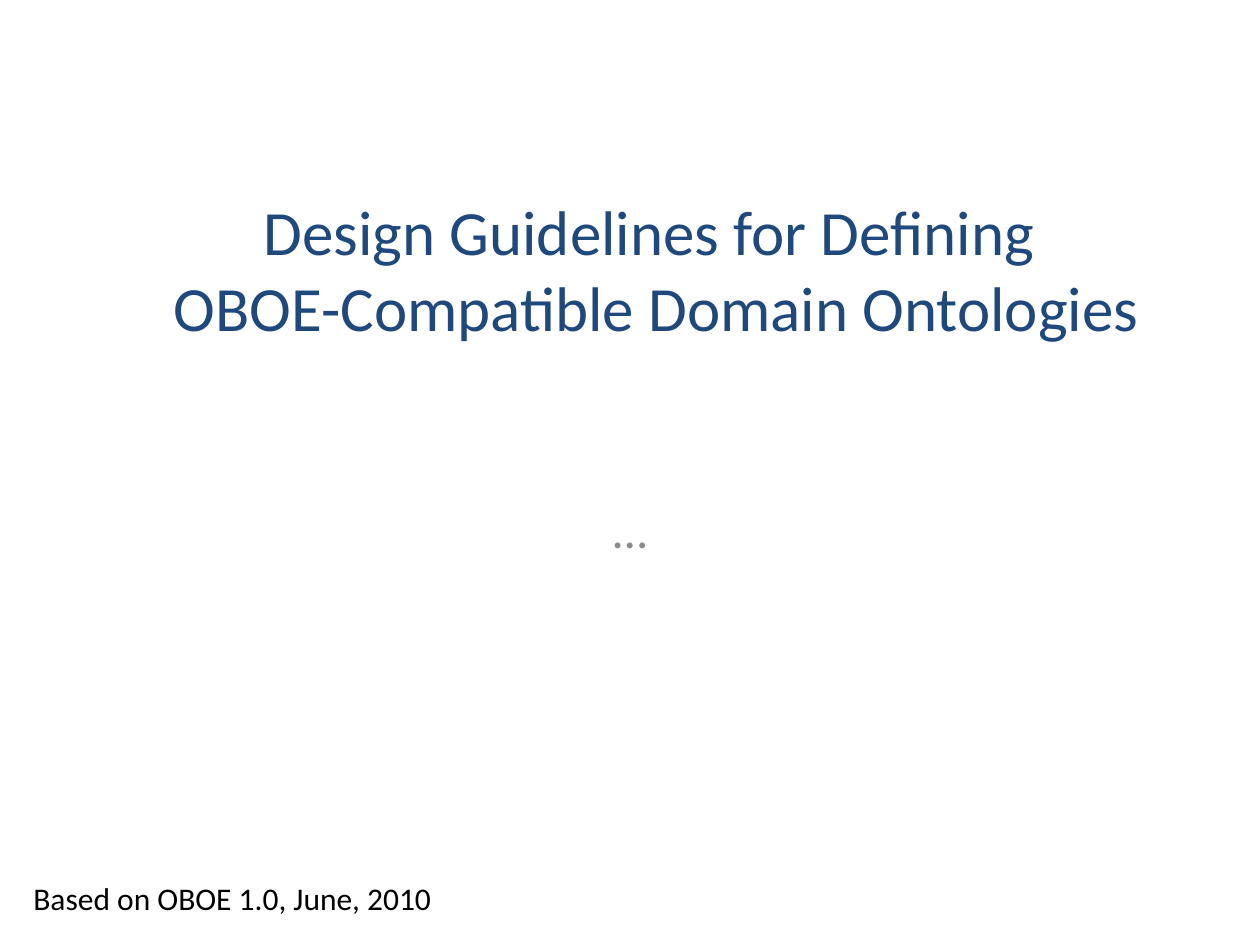
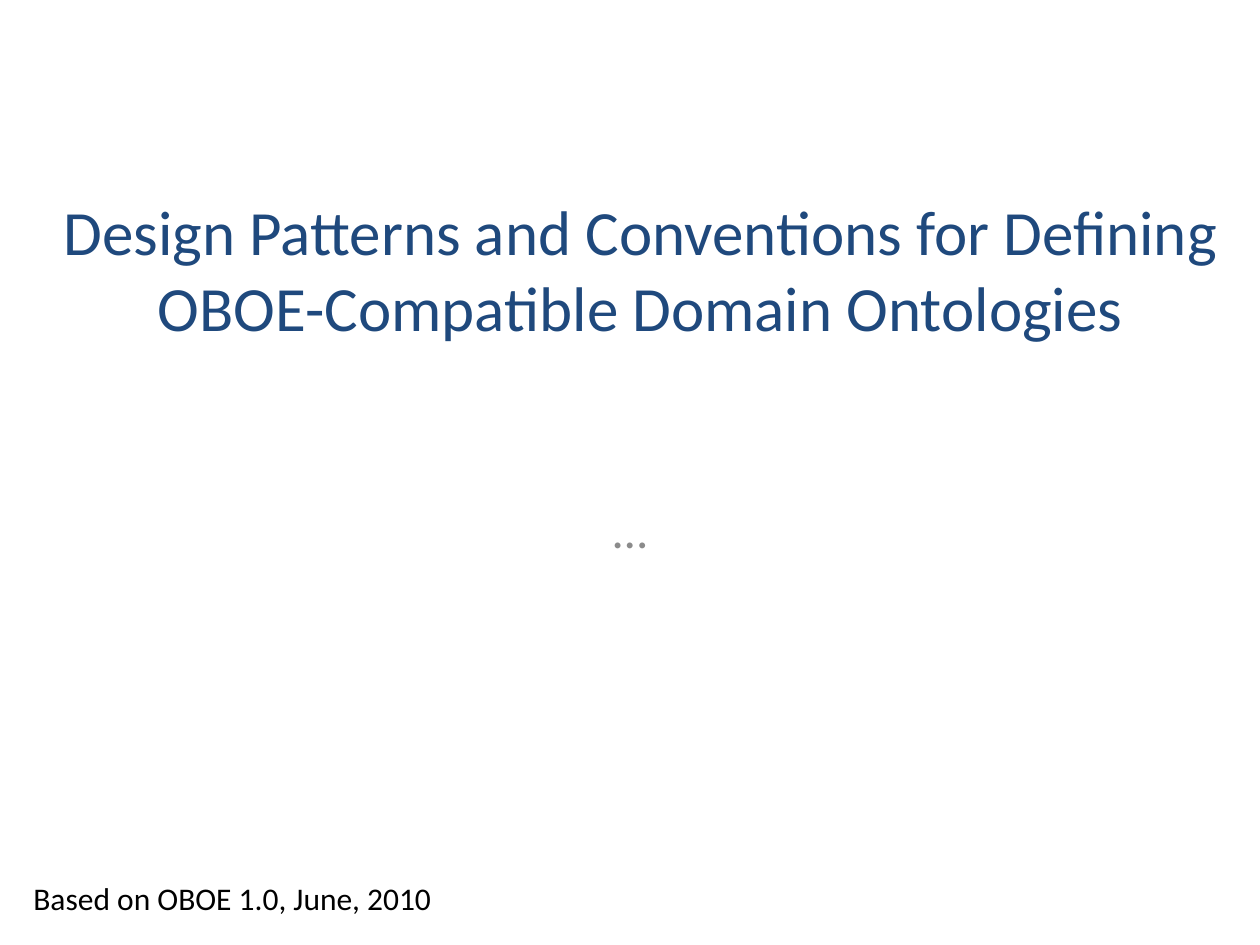
Before and after one commit to NCEAS/semtools, a slide deck: slide 1 of dev/oboe/docs/oboe-design-patterns.pptx. Drawn at 1260x945 pixels with LibreOffice and Linux fonts; fonts in the diff are those of the drawing. Boxes give left, top, right and bottom in pixels: in the first picture for what was removed or moved away, otherwise in the second. Text is boxed around its words. In the diff, an @@ line names an element or a change of style, - is before the commit and + after.

```diff
--- a/dev/oboe/docs/oboe-design-patterns.pptx
+++ b/dev/oboe/docs/oboe-design-patterns.pptx
@@ title at bbox=[64, 211, 1217, 342]: text changed @@
-Design Guidelines for Defining
-OBOE-Compatible Domain Ontologies
+Design Patterns and Conventions for Defining OBOE-Compatible Domain Ontologies
```
Also in this commit, not shown: 1 other slide changed, 2 slides added, 3 other files.
